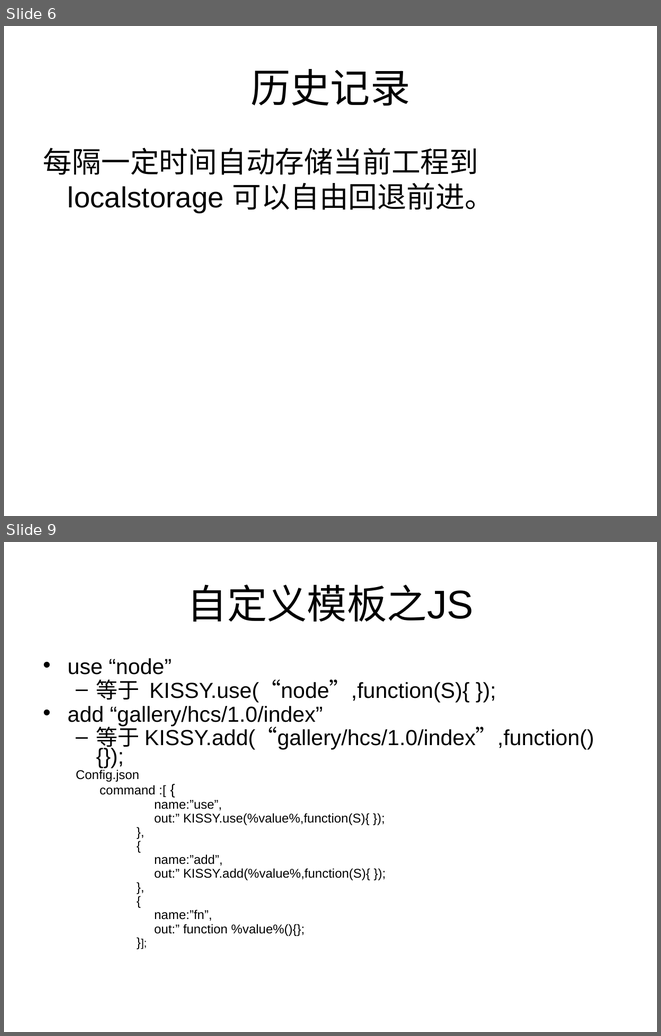
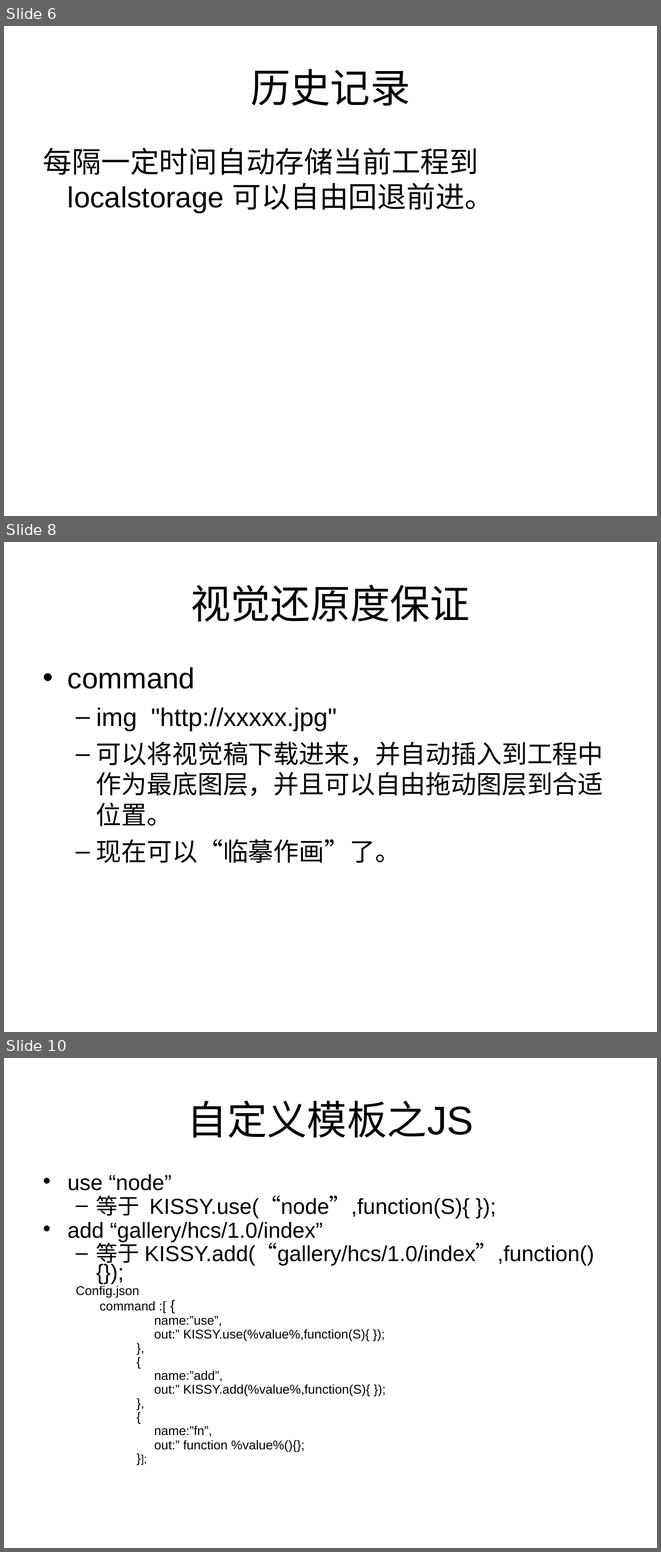
Before and after one commit to 306808700/hcs, a slide deck: 1.0/guide/HCS 基于chrome的命令行的编辑工具.ppt. Shown one above the other, each under a label of ours: slides 6 and 9 before the commit, slides 6, 8 and 10 after it; the slides between them are not shown. The pictures are 661x1036 and 661x1552 pixels, drawn with LibreOffice and Linux fonts; fonts in the diff are those of the drawing. Boxes give left, top, right and bottom in pixels: in the first picture for what was removed or moved away, otherwise in the second. Text is boxed around its words. In the diff, an @@ line names an element or a change of style, - is before the commit and + after.

```diff
--- a/1.0/guide/HCS 基于chrome的命令行的编辑工具.ppt
+++ b/1.0/guide/HCS 基于chrome的命令行的编辑工具.ppt
@@ slide 8 added at bbox=[4, 542, 657, 1032], background #FFFFFF @@
@@ title added at bbox=[191, 584, 470, 622], 44 pt, text #000000 @@
+视觉还原度保证
@@ text added at bbox=[68, 667, 603, 863], 28 pt, text #000000 @@
+• command
+  – img "http://xxxxx.jpg"
+  – 可以将视觉稿下载进来，并自动插入到工程中作为最底图层，并且可以自由拖动图层到合适位置。
+  – 现在可以“临摹作画”了。
@@ what was slide 9 is now slide 10 @@
```
Also in this commit, not shown: 5 slides changed, 3 other slides added, 2 slides removed, 6 other files.
